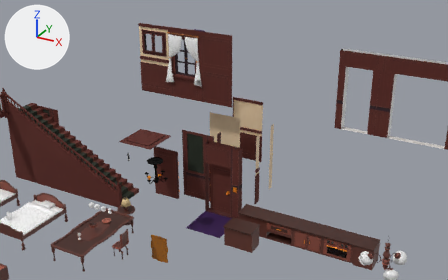
The FBX model Assets/Models/Builds_Models/Build01.fbx as it was, and as the next commit left it.
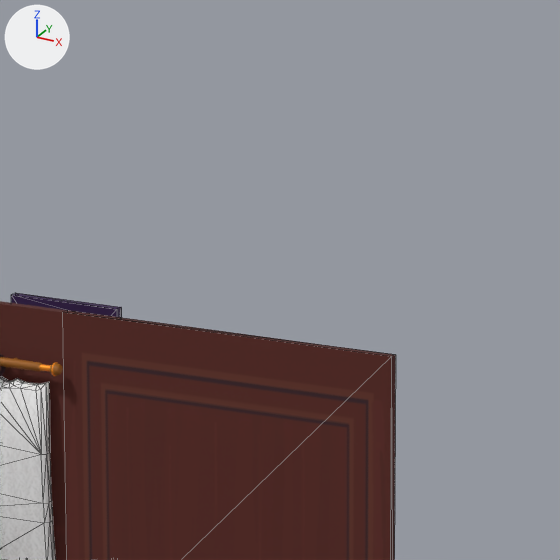
Old and new are each drawn from a camera (50 mm lens) standing at (16.03, -22.23, 17.04) and looking at (1.51, 4.18, 3.84) and again close up on the part from 43% to 56% of the width and 0% to 20% of the height. Lighting does not change. The marker at upper left points along +X, +Y and +Z. The last two pictures show the newer version. The close-ups show mesh edges as thin lines. Where no turn or scale is listed for an object, it has been applied to the vertices.

Script lines for the objects in view, before the commit:
```python
me_cube_093 = bpy.data.meshes.new('Cube.093')
me_cube_093.from_pydata(...)  # 236 vertices, 406 faces; spans x -1.0..1.0, y -0.1..0.29, z 0.0..4.0
# faces by material slot: [174, 232]
me_cube_093.materials.append(mat_wall01)  # picture img_wall_01_psd
me_cube_093.materials.append(mat_gold)  # orange #ff9922
me_cube_105 = bpy.data.meshes.new('Cube.105')
me_cube_105.from_pydata(...)  # 80 vertices, 180 faces; spans x 0.0..0.71, y 0.0..0.06, z -1.04..1.04
me_cube_105.materials.append(mat_wood_tile)  # dark purple #310f4b
me_plane_090 = bpy.data.meshes.new('Plane.090')
me_plane_090.from_pydata(...)  # 129 vertices, 258 faces; spans x 0.12..1.18, y -0.14..-0.01, z 0.92..3.62
me_plane_090.materials.append(mat_curtain)  # picture img_curtain_pattern_png
ob_curtains1 = bpy.data.objects.new('Curtains1', me_plane_090)
ob_curtains1.location = (-2.0, 5.95, 5.0)
ob_window1 = bpy.data.objects.new('Window1', me_cube_093)
ob_window1.location = (-2.0, 5.95, 5.0)
ob_window_shutter = bpy.data.objects.new('window_shutter', me_cube_105)
ob_window_shutter.location = (-2.715, 8.213, 7.375)
# also in view: 'WallLong0' at (0.0, 5.97, 7.0)
```
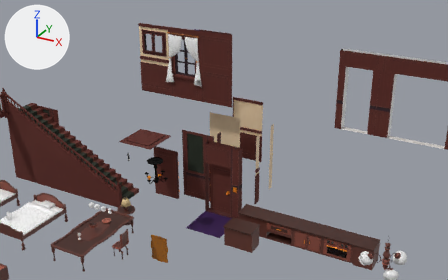
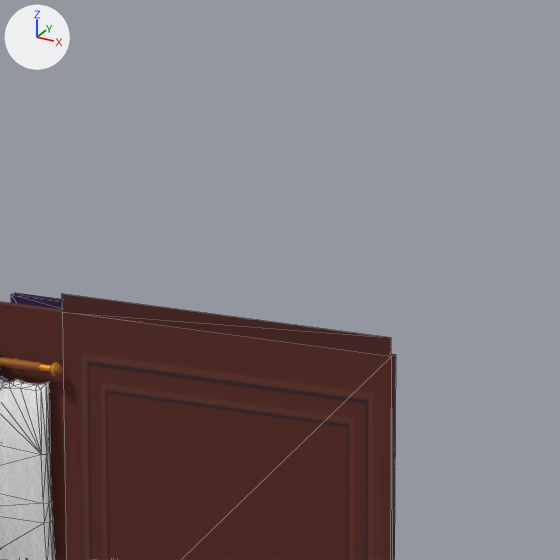
Where the newer file only moved an object's origin or applied its transform, the numbers keep the older frame.

Changed parts and their boxes (x1, y1, x2, y2) in the close-ups (560 x 560 px):
'Wall_TopEdge', added (brown): after (62, 294, 391, 357)

The change, as a list of edits to the scene's bpy script:
```text
Add me_cube_099_1:
    me_cube_099_1.from_pydata(...)  # 4 vertices, 2 faces; spans x -1.0..1.0, y 0.0, z 0.0..0.1
    me_cube_099_1.materials.append(mat_wall01)  # picture img_wall_01_psd
Add ob_wall_topedge:
    ob_wall_topedge = bpy.data.objects.new('Wall_TopEdge', me_cube_099_1)
    ob_wall_topedge.location = (0.0, 5.95, 9.0)
```
